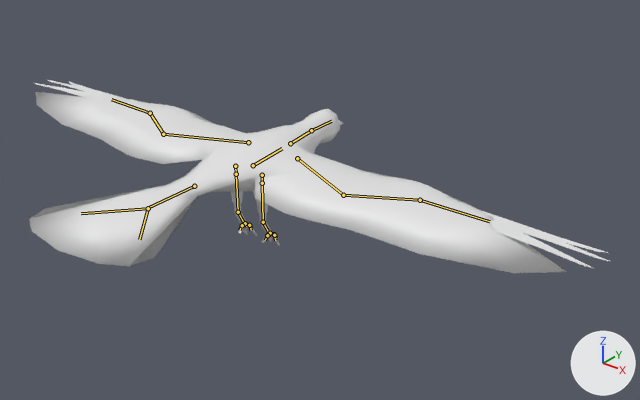
The FBX model Assets/01_Arts/Models/Bird/Bird-Animated.fbx as it was, and as the next commit left it.
The view is the same before and after, from a camera (50 mm lens) standing at (4.19, -3.39, 3.61) and looking at (0.58, 1.13, 0.81). Lighting does not change. The marker at lower right points along +X, +Y and +Z. The picture after the commit comes second. The bones that change, and the others that lie on the model, are drawn over the model as lines.

In view in the first picture: 'Circle', 'Plane', 'WingHand.L', 'WingHand.R'.
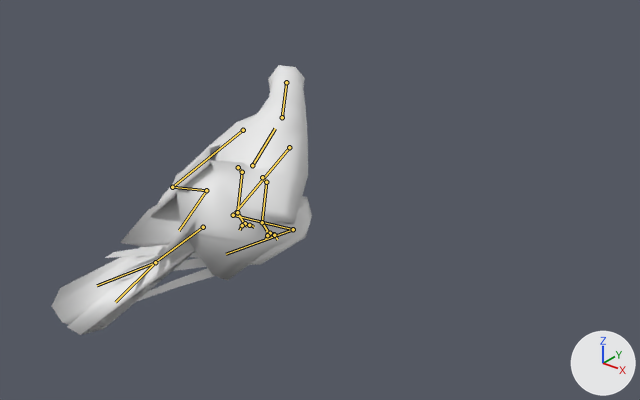
The newer file adds an action. The first version stands in its rest pose; the second is drawn at frame 7 of the action 'Bird-Deform|Bird_Refuse'.

Location of each change, [x1, y1, x2, y2] in pixels of the pictures (640 x 400 px):
'Plane', posed (52% narrower, 49% taller)
    before: [29, 92, 567, 273]
    after: [52, 65, 312, 335]
'WingHand.L', posed
    before: [483, 211, 609, 269]
    after: [105, 242, 214, 302]
'WingHand.R', posed (mostly hidden afterwards)
    before: [34, 79, 126, 99]
    after: [132, 251, 160, 292]
bone 'Body', root to tip
    before: (253, 165) to (282, 148)
    after: (252, 165) to (275, 128)
bone 'Neck', root to tip
    before: (290, 143) to (311, 130)
    after: (282, 117) to (286, 82)
bone 'Head', root to tip
    before: (311, 130) to (331, 121)
    after: (286, 82) to (284, 81)
bone 'Tail', root to tip
    before: (194, 186) to (147, 208)
    after: (203, 227) to (155, 262)
bone 'TailFan.L', root to tip
    before: (148, 208) to (139, 239)
    after: (155, 262) to (115, 302)
bone 'TailFan.R', root to tip
    before: (148, 208) to (81, 213)
    after: (155, 262) to (97, 285)
bone 'WingUpper.L', root to tip
    before: (297, 158) to (343, 195)
    after: (289, 147) to (233, 215)
bone 'WingForearm.L', root to tip
    before: (343, 195) to (420, 200)
    after: (233, 215) to (293, 229)
bone 'WingHand.L', root to tip
    before: (420, 200) to (489, 221)
    after: (293, 229) to (226, 254)
bone 'WingUpper.R', root to tip
    before: (248, 142) to (163, 134)
    after: (243, 130) to (172, 187)
bone 'WingForearm.R', root to tip
    before: (163, 134) to (150, 113)
    after: (172, 187) to (206, 190)
bone 'WingHand.R', root to tip
    before: (150, 113) to (111, 99)
    after: (206, 190) to (179, 230)
bone 'UpperLeg.L', root to tip
    before: (262, 183) to (263, 222)
    after: (266, 182) to (262, 222)
bone 'LowerLeg.L', root to tip
    before: (263, 222) to (269, 234)
    after: (262, 222) to (269, 234)
bone 'ToeMiddle.L', root to tip
    before: (274, 234) to (276, 238)
    after: (274, 234) to (277, 235)
bone 'ToeOuter.L', root to tip
    before: (274, 235) to (275, 240)
    after: (274, 235) to (277, 239)
bone 'ToeInner.L', root to tip
    before: (270, 233) to (266, 236)
    after: (270, 233) to (266, 231)
bone 'UpperLeg.R', root to tip
    before: (236, 174) to (238, 212)
    after: (242, 172) to (237, 212)
bone 'LowerLeg.R', root to tip
    before: (238, 212) to (244, 224)
    after: (237, 212) to (244, 224)
bone 'ToeMiddle.R', root to tip
    before: (249, 225) to (251, 228)
    after: (249, 225) to (253, 225)
bone 'ToeOuter.R', root to tip
    before: (245, 223) to (242, 227)
    after: (245, 223) to (241, 225)
bone 'ToeInner.R', root to tip
    before: (249, 225) to (251, 230)
    after: (249, 225) to (254, 227)

Edits to the bpy script that builds the scene:
```text
Change bone_body:
    where bone_body = bpy.data.objects['Bird-Deform'].pose.bones['Body']  # child of 'Root'
    bone_body.location: (0.0, 0.0, 0.0) -> (0.0, -0.008, 0.005)
    bone_body.rotation_quaternion: (1.0, 0.0, 0.0, 0.0) -> (0.946, 0.321, -0.011, -0.033)  # degrees (0, 0, 0) -> degrees (37, 0, -4)
Change bone_neck:
    where bone_neck = bpy.data.objects['Bird-Deform'].pose.bones['Neck']  # child of 'Body'
    bone_neck.rotation_quaternion: (1.0, 0.0, 0.0, 0.0) -> (0.965, 0.226, 0.102, 0.082)  # degrees (0, 0, 0) -> degrees (27, 9, 12)
Change bone_head:
    where bone_head = bpy.data.objects['Bird-Deform'].pose.bones['Head']  # child of 'Neck'
    bone_head.rotation_quaternion: (1.0, 0.0, 0.0, 0.0) -> (0.752, -0.546, -0.015, 0.368)  # degrees (0, 0, 0) -> degrees (-64, 22, 38)
Change bone_tail:
    where bone_tail = bpy.data.objects['Bird-Deform'].pose.bones['Tail']  # child of 'Body'
    bone_tail.rotation_quaternion: (1.0, 0.0, 0.0, 0.0) -> (0.985, 0.163, 0.031, -0.057)  # degrees (0, 0, 0) -> degrees (19, 5, -6)
Change bone_tailfan_l:
    where bone_tailfan_l = bpy.data.objects['Bird-Deform'].pose.bones['TailFan.L']  # child of 'Tail'
    bone_tailfan_l.rotation_quaternion: (1.0, 0.0, 0.0, 0.0) -> (0.977, 0.045, 0.051, -0.201)  # degrees (0, 0, 0) -> degrees (4, 7, -23)
Change bone_tailfan_r:
    where bone_tailfan_r = bpy.data.objects['Bird-Deform'].pose.bones['TailFan.R']  # child of 'Tail'
    bone_tailfan_r.rotation_quaternion: (1.0, 0.0, 0.0, 0.0) -> (0.978, 0.044, -0.05, 0.196)  # degrees (0, 0, 0) -> degrees (4, -7, 22)
Change bone_wingupper_l:
    where bone_wingupper_l = bpy.data.objects['Bird-Deform'].pose.bones['WingUpper.L']  # child of 'Body'
    bone_wingupper_l.rotation_quaternion: (1.0, 0.0, 0.0, 0.0) -> (0.8, -0.058, -0.328, -0.498)  # degrees (0, 0, 0) -> degrees (17, -36, -69)
Change bone_wingforearm_l:
    where bone_wingforearm_l = bpy.data.objects['Bird-Deform'].pose.bones['WingForearm.L']  # child of 'WingUpper.L'
    bone_wingforearm_l.rotation_quaternion: (1.0, 0.0, 0.0, 0.0) -> (0.787, -0.312, 0.075, 0.527)  # degrees (0, 0, 0) -> degrees (-27, 27, 61)
Change bone_winghand_l:
    where bone_winghand_l = bpy.data.objects['Bird-Deform'].pose.bones['WingHand.L']  # child of 'WingForearm.L'
    bone_winghand_l.rotation_quaternion: (1.0, 0.0, 0.0, 0.0) -> (-0.477, -0.115, -0.238, 0.838)  # degrees (0, 0, 0) -> degrees (-19, 25, -125)
Change bone_wingupper_r:
    where bone_wingupper_r = bpy.data.objects['Bird-Deform'].pose.bones['WingUpper.R']  # child of 'Body'
    bone_wingupper_r.rotation_quaternion: (1.0, 0.0, 0.0, 0.0) -> (0.8, -0.058, 0.328, 0.498)  # degrees (0, 0, 0) -> degrees (17, 36, 69)
Change bone_wingforearm_r:
    where bone_wingforearm_r = bpy.data.objects['Bird-Deform'].pose.bones['WingForearm.R']  # child of 'WingUpper.R'
    bone_wingforearm_r.rotation_quaternion: (1.0, 0.0, 0.0, 0.0) -> (0.787, -0.312, -0.075, -0.527)  # degrees (0, 0, 0) -> degrees (-27, -27, -61)
Change bone_winghand_r:
    where bone_winghand_r = bpy.data.objects['Bird-Deform'].pose.bones['WingHand.R']  # child of 'WingForearm.R'
    bone_winghand_r.rotation_quaternion: (1.0, 0.0, 0.0, 0.0) -> (0.477, 0.115, -0.238, 0.838)  # degrees (0, 0, 0) -> degrees (-19, -25, 125)
Change bone_upperleg_l:
    where bone_upperleg_l = bpy.data.objects['Bird-Deform'].pose.bones['UpperLeg.L']  # child of 'Hip.L'
    bone_upperleg_l.rotation_quaternion: (1.0, 0.0, 0.0, 0.0) -> (0.915, -0.006, -0.031, -0.402)  # degrees (0, 0, 0) -> degrees (1, -4, -48)
Change bone_lowerleg_l:
    where bone_lowerleg_l = bpy.data.objects['Bird-Deform'].pose.bones['LowerLeg.L']  # child of 'UpperLeg.L'
    bone_lowerleg_l.rotation_quaternion: (1.0, 0.0, 0.0, 0.0) -> (0.993, 0.005, 0.0, 0.121)  # degrees (0, 0, 0) -> degrees (1, 0, 14)
Change bone_foot_l:
    where bone_foot_l = bpy.data.objects['Bird-Deform'].pose.bones['Foot.L']  # child of 'LowerLeg.L'
    bone_foot_l.rotation_quaternion: (1.0, 0.0, 0.0, 0.0) -> (0.999, -0.003, 0.004, -0.034)  # degrees (0, 0, 0) -> degrees (0, 0, -4)
Change bone_toemiddle_l:
    where bone_toemiddle_l = bpy.data.objects['Bird-Deform'].pose.bones['ToeMiddle.L']  # child of 'Foot.L'
    bone_toemiddle_l.rotation_quaternion: (1.0, 0.0, 0.0, 0.0) -> (0.951, 0.311, 0.0, 0.0)  # degrees (0, 0, 0) -> degrees (36, 0, 0)
Change bone_toeouter_l:
    where bone_toeouter_l = bpy.data.objects['Bird-Deform'].pose.bones['ToeOuter.L']  # child of 'Foot.L'
    bone_toeouter_l.rotation_quaternion: (1.0, 0.0, 0.0, 0.0) -> (0.979, -0.202, 0.0, 0.0)  # degrees (0, 0, 0) -> degrees (-23, 0, 0)
Change bone_toeinner_l:
    where bone_toeinner_l = bpy.data.objects['Bird-Deform'].pose.bones['ToeInner.L']  # child of 'Foot.L'
    bone_toeinner_l.rotation_quaternion: (1.0, 0.0, 0.0, 0.0) -> (0.913, -0.408, 0.0, 0.0)  # degrees (0, 0, 0) -> degrees (-48, 0, 0)
Change bone_upperleg_r:
    where bone_upperleg_r = bpy.data.objects['Bird-Deform'].pose.bones['UpperLeg.R']  # child of 'Hip.R'
    bone_upperleg_r.rotation_quaternion: (1.0, 0.0, 0.0, 0.0) -> (0.908, -0.003, -0.038, -0.418)  # degrees (0, 0, 0) -> degrees (2, -4, -49)
Change bone_lowerleg_r:
    where bone_lowerleg_r = bpy.data.objects['Bird-Deform'].pose.bones['LowerLeg.R']  # child of 'UpperLeg.R'
    bone_lowerleg_r.rotation_quaternion: (1.0, 0.0, 0.0, 0.0) -> (0.994, -0.005, 0.0, 0.111)  # degrees (0, 0, 0) -> degrees (-1, 0, 13)
Change bone_toemiddle_r:
    where bone_toemiddle_r = bpy.data.objects['Bird-Deform'].pose.bones['ToeMiddle.R']  # child of 'Foot.R'
    bone_toemiddle_r.rotation_quaternion: (1.0, 0.0, 0.0, 0.0) -> (0.951, -0.311, 0.0, 0.0)  # degrees (0, 0, 0) -> degrees (-36, 0, 0)
Change bone_toeouter_r:
    where bone_toeouter_r = bpy.data.objects['Bird-Deform'].pose.bones['ToeOuter.R']  # child of 'Foot.R'
    bone_toeouter_r.rotation_quaternion: (1.0, 0.0, 0.0, 0.0) -> (0.979, 0.202, 0.0, 0.0)  # degrees (0, 0, 0) -> degrees (23, 0, 0)
Change bone_toeinner_r:
    where bone_toeinner_r = bpy.data.objects['Bird-Deform'].pose.bones['ToeInner.R']  # child of 'Foot.R'
    bone_toeinner_r.rotation_quaternion: (1.0, 0.0, 0.0, 0.0) -> (0.913, 0.408, 0.0, 0.0)  # degrees (0, 0, 0) -> degrees (48, 0, 0)
```
